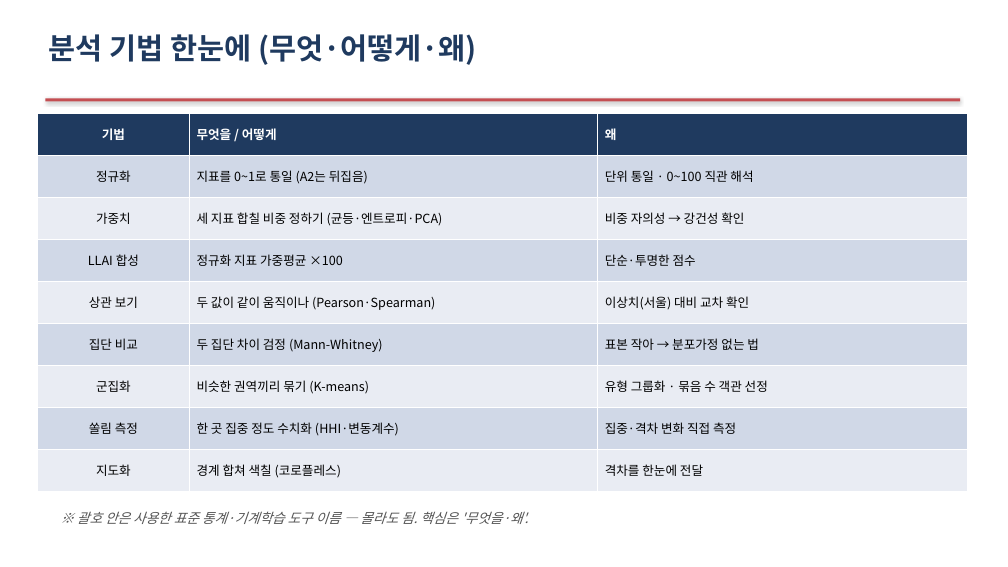
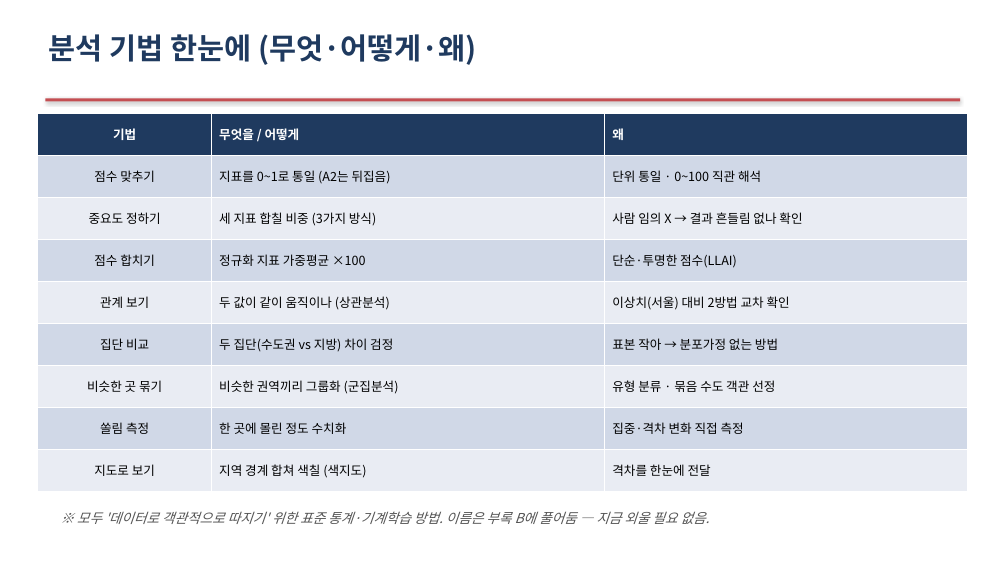
Before and after one commit to Allenkeem/llai-project, a slide deck: slide 10 of reports/발표자료.pptx. Drawn at 1008x567 pixels with LibreOffice and Linux fonts; fonts in the diff are those of the drawing. Boxes give left, top, right and bottom in pixels: in the first picture for what was removed or moved away, otherwise in the second. Text is boxed around its words. In the diff, an @@ line names an element or a change of style, - is before the commit and + after.

```diff
--- a/reports/발표자료.pptx
+++ b/reports/발표자료.pptx
@@ table at (38,113,968,492) @@
-row 2, column 1: 정규화
+row 2, column 1: 점수 맞추기
-row 3: 가중치 | 세 지표 합칠 비중 정하기 (균등·엔트로피·PCA) | 비중 자의성 → 강건성 확인
+row 3: 중요도 정하기 | 세 지표 합칠 비중 (3가지 방식) | 사람 임의 X → 결과 흔들림 없나 확인
-row 4, column 1: LLAI 합성
+row 4, column 1: 점수 합치기
-row 4, column 3: 단순·투명한 점수
+row 4, column 3: 단순·투명한 점수(LLAI)
-row 5: 상관 보기 | 두 값이 같이 움직이나 (Pearson·Spearman) | 이상치(서울) 대비 교차 확인
+row 5: 관계 보기 | 두 값이 같이 움직이나 (상관분석) | 이상치(서울) 대비 2방법 교차 확인
-row 6, column 2: 두 집단 차이 검정 (Mann-Whitney)
+row 6, column 2: 두 집단(수도권 vs 지방) 차이 검정
-row 6, column 3: 표본 작아 → 분포가정 없는 법
+row 6, column 3: 표본 작아 → 분포가정 없는 방법
-row 7: 군집화 | 비슷한 권역끼리 묶기 (K-means) | 유형 그룹화 · 묶음 수 객관 선정
+row 7: 비슷한 곳 묶기 | 비슷한 권역끼리 그룹화 (군집분석) | 유형 분류 · 묶음 수도 객관 선정
-row 8, column 2: 한 곳 집중 정도 수치화 (HHI·변동계수)
+row 8, column 2: 한 곳에 몰린 정도 수치화
-row 9, column 1: 지도화
+row 9, column 1: 지도로 보기
-row 9, column 2: 경계 합쳐 색칠 (코로플레스)
+row 9, column 2: 지역 경계 합쳐 색칠 (색지도)
@@ text at (77,511,710,524): text changed @@
-※ 괄호 안은 사용한 표준 통계·기계학습 도구 이름 — 몰라도 됨. 핵심은 '무엇을·왜'.
+※ 모두 '데이터로 객관적으로 따지기' 위한 표준 통계·기계학습 방법. 이름은 부록 B에 풀어둠 — 지금 외울 필요 없음.
```
Also in this commit, not shown: 18 other slides changed, 1 slide added, 1 slide removed.
